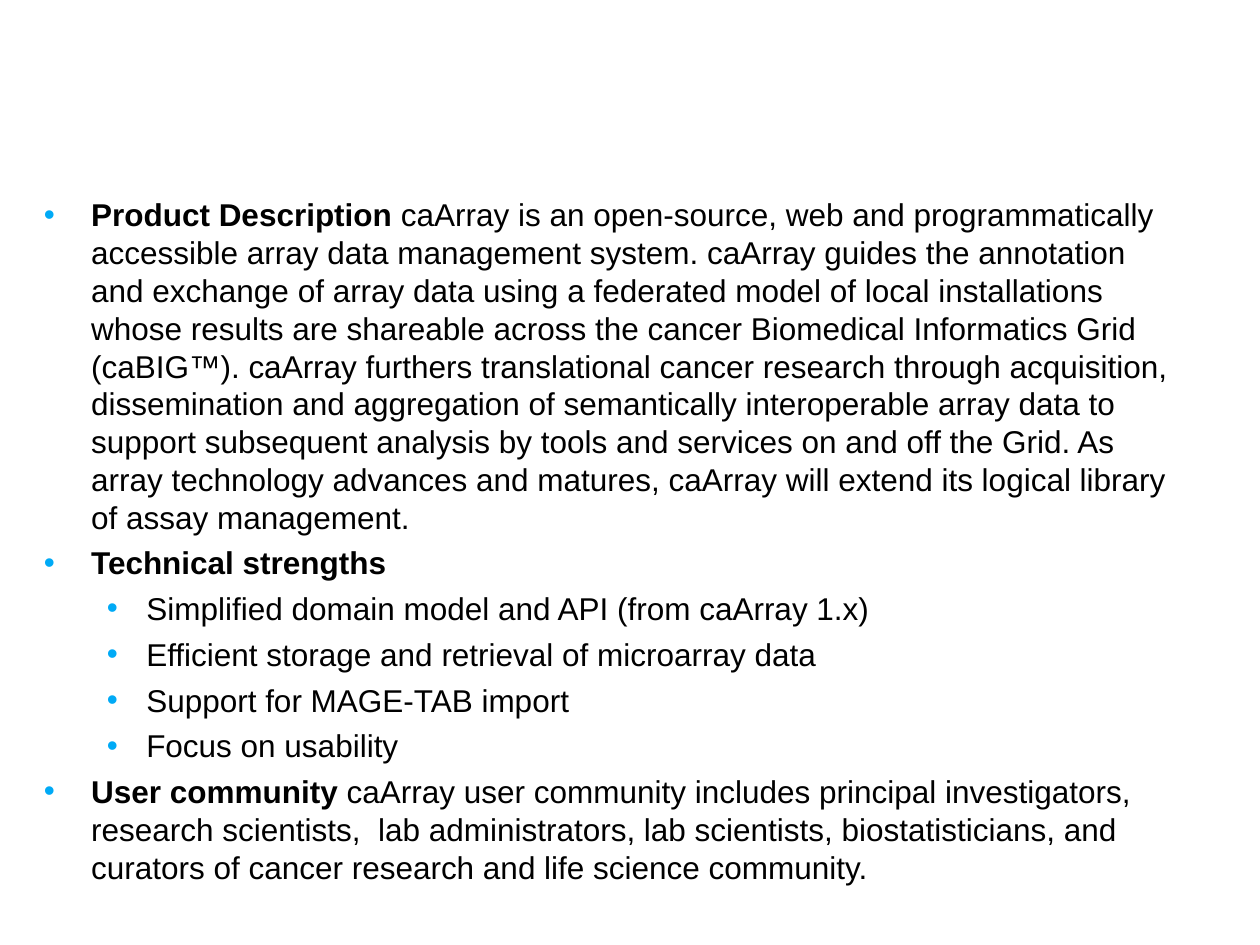
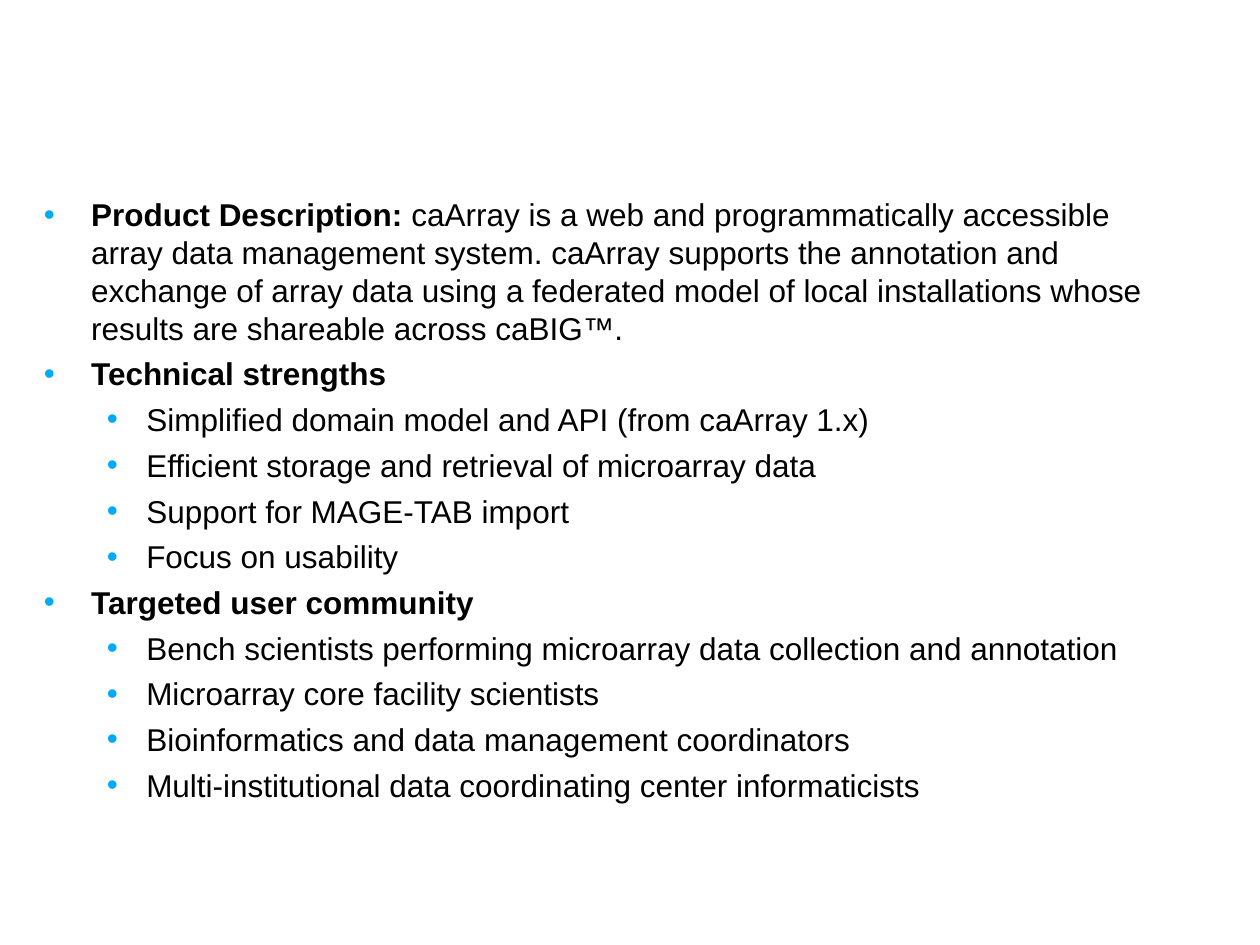
Before and after one commit to NCIP/caarray-docs, a slide deck: slide 3 of implementation/caarray_silver_compatibility_review/01. caarray_silver_compat_kickoff_Feb_2008.ppt. Drawn at 1260x945 pixels with LibreOffice and Linux fonts; fonts in the diff are those of the drawing; background and template pictures are left out. Boxes give left, top, right and bottom in pixels: in the first picture for what was removed or moved away, otherwise in the second. Text is boxed around its words. In the diff, an @@ line names an element or a change of style, - is before the commit and + after.

```diff
--- a/implementation/caarray_silver_compatibility_review/01. caarray_silver_compat_kickoff_Feb_2008.ppt
+++ b/implementation/caarray_silver_compatibility_review/01. caarray_silver_compat_kickoff_Feb_2008.ppt
@@ text at bbox=[91, 203, 1141, 341]: text changed @@
-• Product Description caArray is an open-source, web and programmatically accessible array data management system. caArray guides the annotation and exchange of array data using a federated model of local installations whose results are shareable across the cancer Biomedical Informatics Grid (caBIG™). caArray furthers translational cancer research through acquisition, dissemination and aggregation of semantically interoperable array data to support subsequent analysis by tools and services on and off the Grid. As array technology advances and matures, caArray will extend its logical library of assay management.
+• Product Description: caArray is a web and programmatically accessible array data management system. caArray supports the annotation and exchange of array data using a federated model of local installations whose results are shareable across caBIG™.
@@ text at bbox=[91, 591, 1117, 803]: text changed @@
-• User community caArray user community includes principal investigators, research scientists, lab administrators, lab scientists, biostatisticians, and curators of cancer research and life science community.
+• Targeted user community
+  • Bench scientists performing microarray data collection and annotation
+  • Microarray core facility scientists
+  • Bioinformatics and data management coordinators
+  • Multi-institutional data coordinating center informaticists
```
Also in this commit, not shown: 1 other slide changed.
